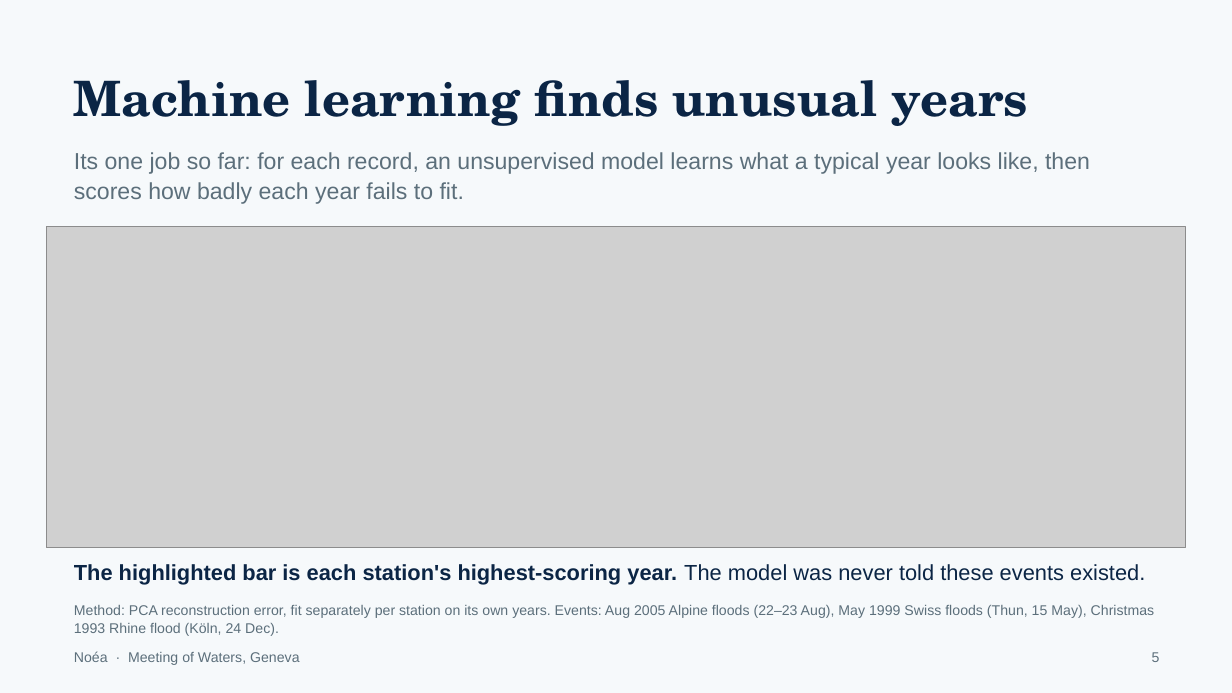
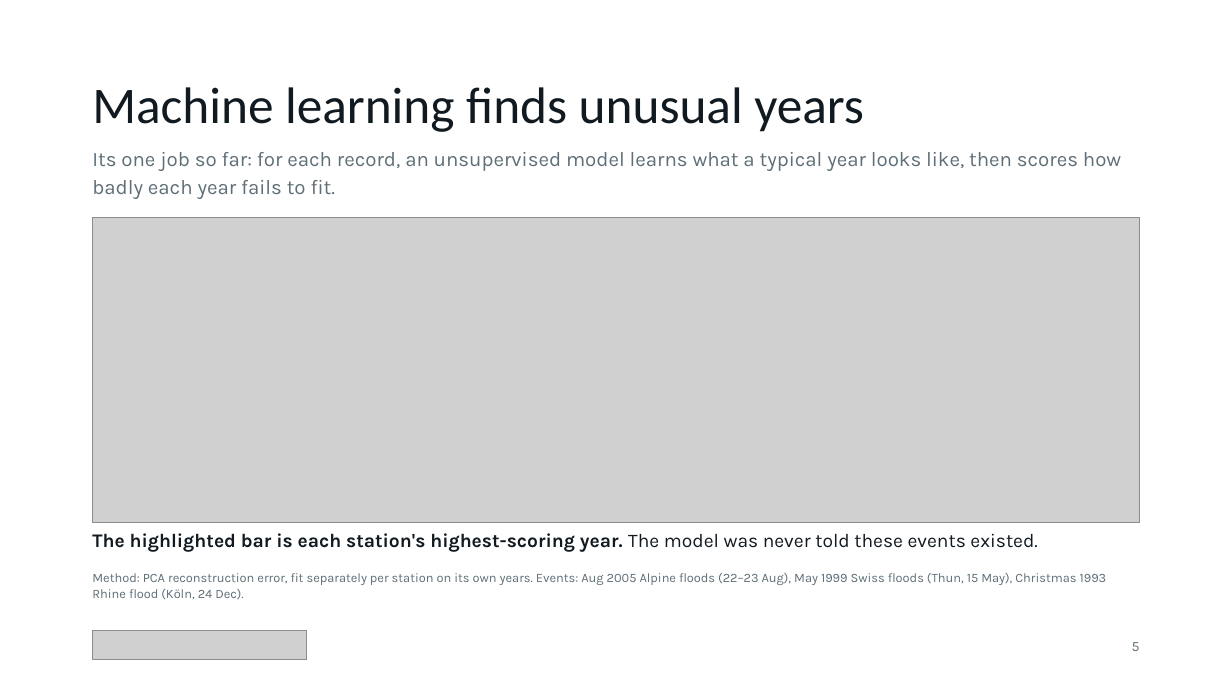
Before and after one commit to qintheory/noea, a slide deck: slide 5 of docs/noea-introduction.pptx. Drawn at 1232x693 pixels with LibreOffice and Linux fonts; fonts in the diff are those of the drawing; grey boxes stand for pictures. Boxes give left, top, right and bottom in pixels: in the first picture for what was removed or moved away, otherwise in the second. Text is boxed around its words. In the diff, an @@ line names an element or a change of style, - is before the commit and + after.

```diff
--- a/docs/noea-introduction.pptx
+++ b/docs/noea-introduction.pptx
@@ background #F6F9FB to #FFFFFF @@
@@ text "Machine learning finds unusual years": place and size @@
-text "Machine learning finds unusual years" at box(74, 80, 1028, 126)
+text "Machine learning finds unusual years" at box(92, 87, 864, 132)
@@ text "Machine learning finds unusual years" at box(92, 87, 864, 132): size 38 to 40 pt, font TeX Gyre Schola to Calibri, text colour #0B2545 to #111A20, bold off @@
@@ text "Its one job so far: ...": place and size @@
-text "Its one job so far: ..." at box(74, 152, 1090, 204)
+text "Its one job so far: ..." at box(92, 152, 1121, 199)
@@ text "Its one job so far: ..." at box(92, 152, 1121, 199): size 18 to 16 pt, font Arial to Karla, text colour #5C6F7B to #5F6F78; line spacing 1.1 to 1.12 @@
@@ picture: place and size @@
-picture at box(46, 226, 1186, 548)
+picture at box(92, 217, 1140, 522)
@@ text "The highlighted bar is each ...": place and size @@
-text "The highlighted bar is each ..." at box(74, 564, 1145, 585)
+text "The highlighted bar is each ..." at box(92, 533, 1037, 552)
@@ text "The highlighted bar is each ..." at box(92, 533, 1037, 552): size 17 to 15 pt, font Arial to Karla, text colour #0B2545 to #111A20 @@
@@ text "Method: PCA reconstruction error, fit ...": place and size @@
-text "Method: PCA reconstruction error, fit ..." at box(74, 605, 1155, 636)
+text "Method: PCA reconstruction error, fit ..." at box(92, 573, 1107, 599)
@@ text "Method: PCA reconstruction error, fit ..." at box(92, 573, 1107, 599): size 11 to 10 pt, font Arial to Karla, text colour #5C6F7B to #5F6F78; line spacing 1.05 to 1.08 @@
@@ text removed at box(74, 651, 300, 665) @@
-Noéa · Meeting of Waters, Geneva
@@ picture added at box(92, 630, 307, 660) @@
@@ text "5": place and size @@
-text "5" at box(1152, 652, 1160, 662)
+text "5" at box(1132, 642, 1140, 651)
@@ text "5" at box(1132, 642, 1140, 651): font Arial to Karla, text colour #5C6F7B to #5F6F78 @@
```
Also in this commit, not shown: 6 other slides changed, 2 other files.
